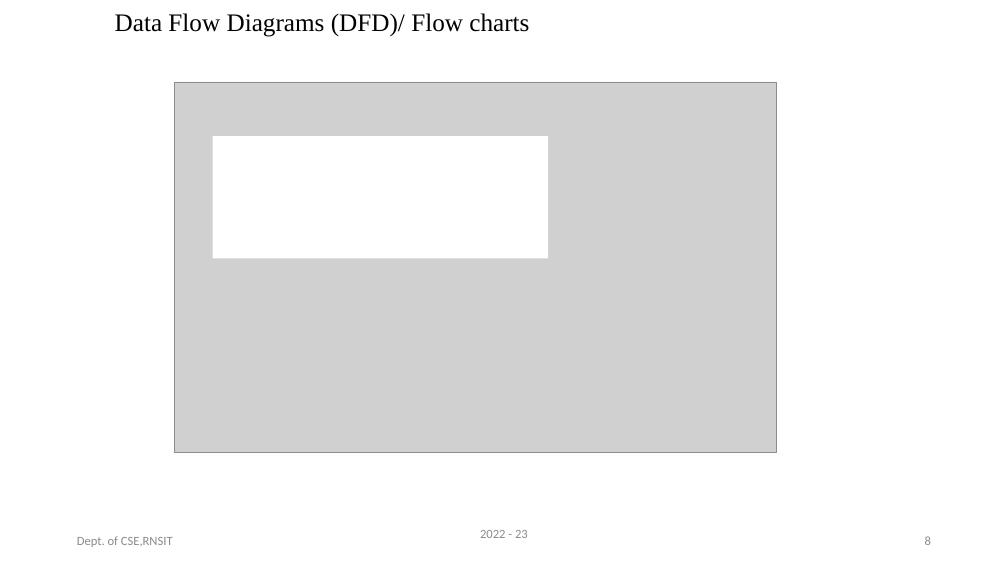
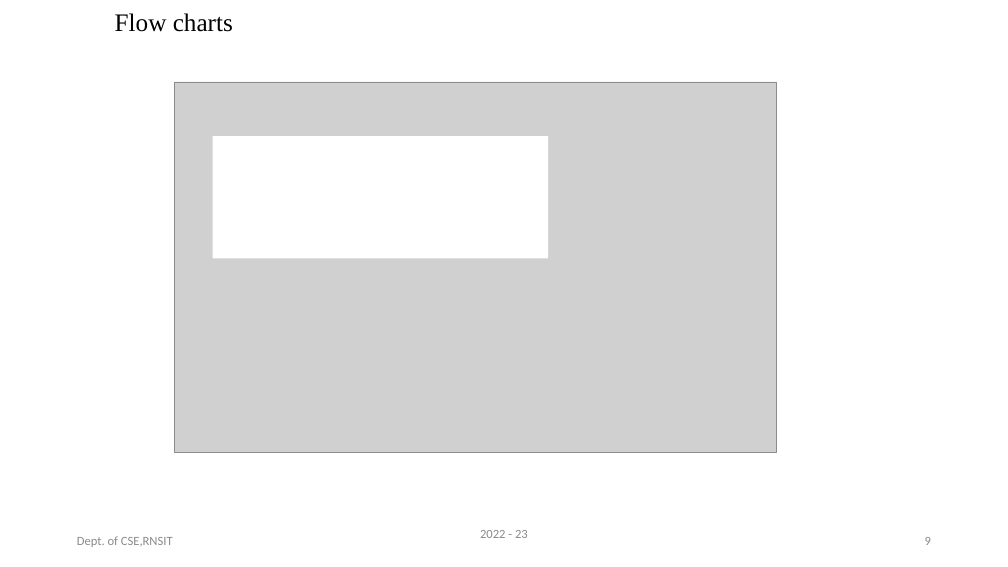
Before and after one commit to vinayhr01/Twitter-Sentiment-Analysis-Web-Application-Project, a slide deck: slide 9 of Final__Project_Presentation.pptx (slide 8 before the commit). Drawn at 1008x567 pixels with LibreOffice and Linux fonts; fonts in the diff are those of the drawing; grey boxes stand for pictures. Boxes give left, top, right and bottom in pixels: in the first picture for what was removed or moved away, otherwise in the second. Text is boxed around its words. In the diff, an @@ line names an element or a change of style, - is before the commit and + after.

```diff
--- a/Final__Project_Presentation.pptx
+++ b/Final__Project_Presentation.pptx
@@ text at (115, 13, 233, 32): text changed @@
-  Data Flow Diagrams (DFD)/ Flow charts
+  Flow charts
```
Also in this commit, not shown: 20 other slides changed, 1 slide added, 1 other file.
